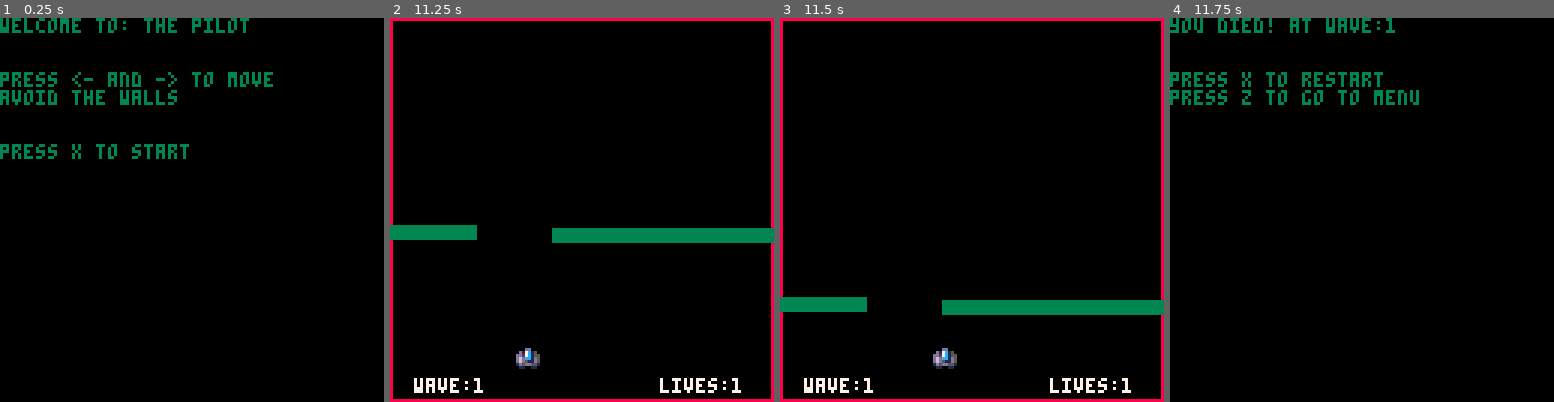
Above: before the commit, frames 1-4 (left to right).
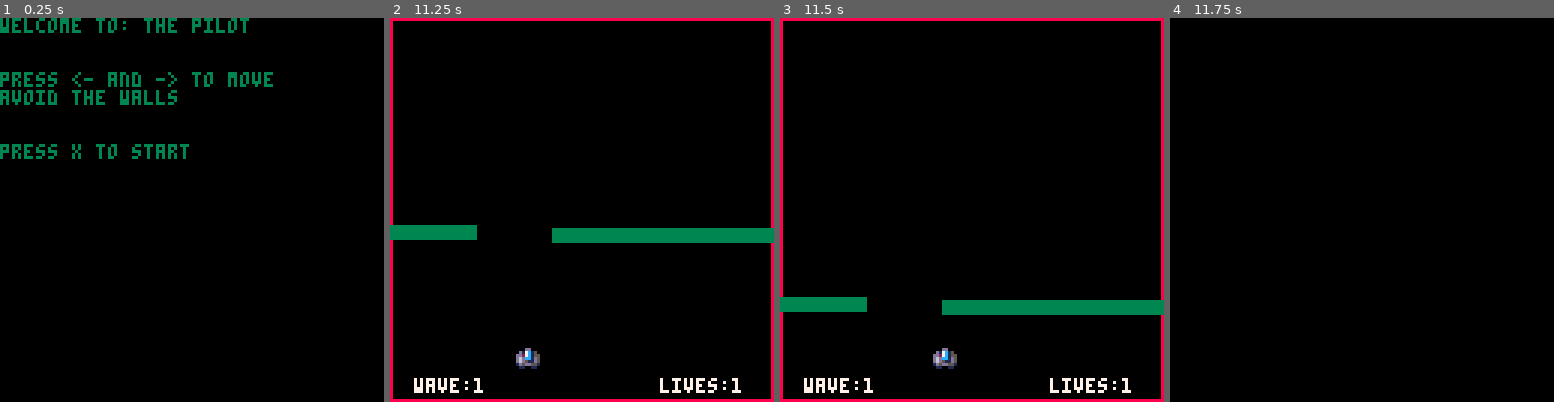
Above: after the commit, the same moments.

Repository: shen-sat/pilot
Game: PICO-8 cartridge pilot.p8
The game is run twice, just before and just after one commit, with the same random seed, the same clock (stepped at 60 frames per second) and the same inputs.
Inputs:
- Up to frame 1 (0.25 s): no input
- Up to frame 2 (11.25 s): tap O (Z key) at 0.33, 0.7, 1.43, 2.22, 3.1, 3.98, 4.87, 5.75, 6.63, 7.52, 8.4, 9.28, 10.17, 11.05 s; tap X (X key) at 1.07, 2.07, 2.4, 2.73, 3.07, 3.4, 3.73, 4.07, 4.4, 4.73, 5.07, 5.4, 5.73, 6.07, 6.4, 6.73, 7.07, 7.4, 7.73, 8.07, 8.4, 8.73, 9.07, 9.4, 9.73, 10.07, 10.4, 10.73, 11.07 s; hold Left 1.97-2.37 s; hold Right 2.87-3.53 s; hold Right 4.13-4.53 s; hold Left 5.13-5.8 s; hold Left 6.23-6.63 s; hold Right 7.13-7.8 s; hold Right 8.4-8.8 s; hold Left 9.4-10.07 s; hold Left 10.5-10.9 s
- Up to frame 3 (11.5 s): tap X (X key) at 11.4 s; hold Right from 11.4 s (still down)
- Up to frame 4 (11.75 s): keep holding Right; tap X (X key) at 11.73 s

Frames 1-3 are identical in both runs. In frame 4, 2.7% of the frame differs, in the area x 0-65%, y 0-23%.

Commit message:
Implement messages showing one after the other within one wave

Diff:
--- a/pilot.p8
+++ b/pilot.p8
@@ -63,6 +63,10 @@
  wave = 1
  next_wave = false
 
+ message_colors = {1,5,3,11}
+ message_color_index = 0
+ message_color_counter = 2
+
 	game.update = level_update
 	game.draw = level_draw
 end
@@ -76,6 +80,11 @@
  move_walls()
 
  check_and_increase_difficulty()
+
+ if difficulty > message_color_counter then
+  message_color_counter = difficulty
+  message_color_index += 1
+ end
 
  check_difficulty_and_reset_wave()
 
@@ -95,6 +104,8 @@
  for wall in all(walls) do
   rectfill(wall.x,wall.y,wall.x + wall.width - 1,wall.y + wall.height - 1,wall.col)
  end
+
+ print('welcome back',64,64,message_colors[message_color_index])
 end
 
 function create_barriers()
